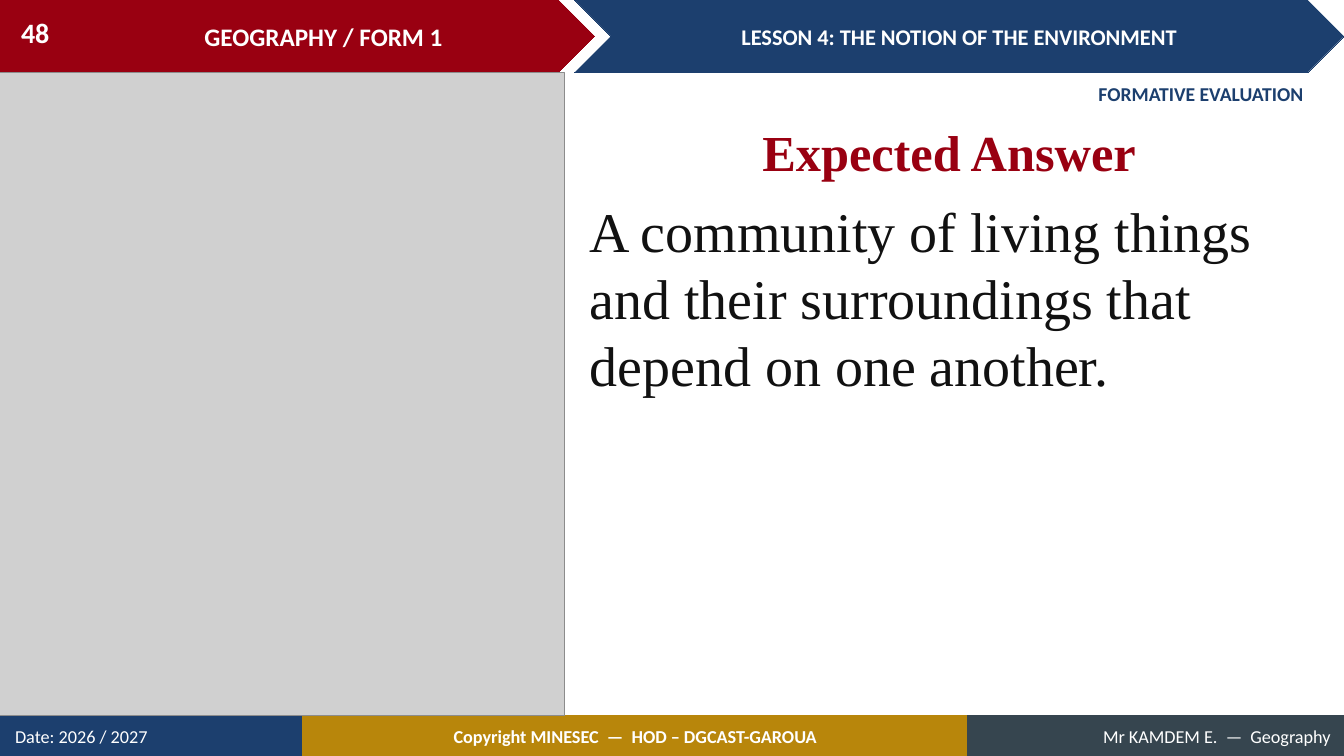
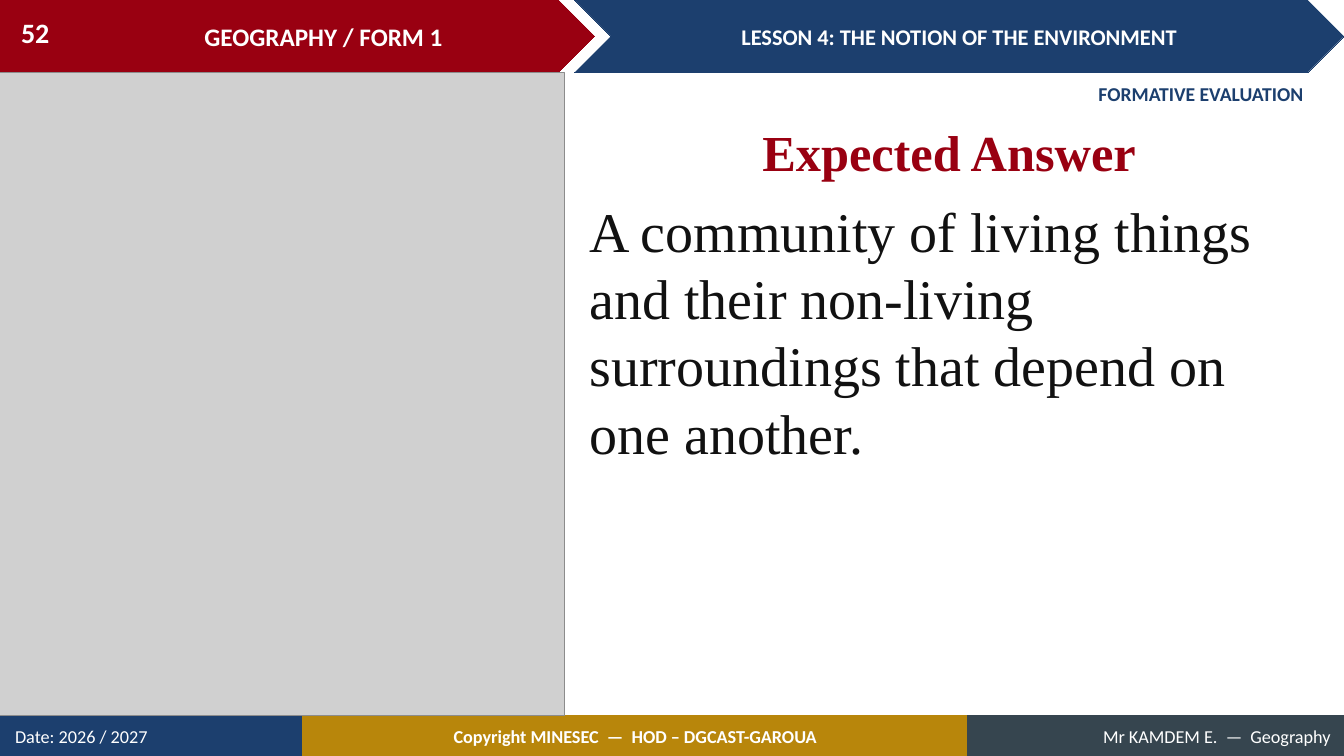
Before and after one commit to Berthautk/linea-github, a slide deck: slide 52 of lecons/F1/07_F1_M2_L04_The_Notion_of_the_Environment.pptx (slide 48 before the commit). Drawn at 1344x756 pixels with LibreOffice and Linux fonts; fonts in the diff are those of the drawing; grey boxes stand for pictures. Boxes give left, top, right and bottom in pixels: in the first picture for what was removed or moved away, otherwise in the second. Text is boxed around its words. In the diff, an @@ line names an element or a change of style, - is before the commit and + after.

```diff
--- a/lecons/F1/07_F1_M2_L04_The_Notion_of_the_Environment.pptx
+++ b/lecons/F1/07_F1_M2_L04_The_Notion_of_the_Environment.pptx
@@ page number at [21,24,49,43]: text changed @@
-48
+52
@@ text at [590,212,1252,455]: text changed @@
-A community of living things and their surroundings that depend on one another.
+A community of living things and their non-living surroundings that depend on one another.
```
Also in this commit, not shown: 26 other slides changed, 12 slides added, 9 slides removed, 8 other files.
